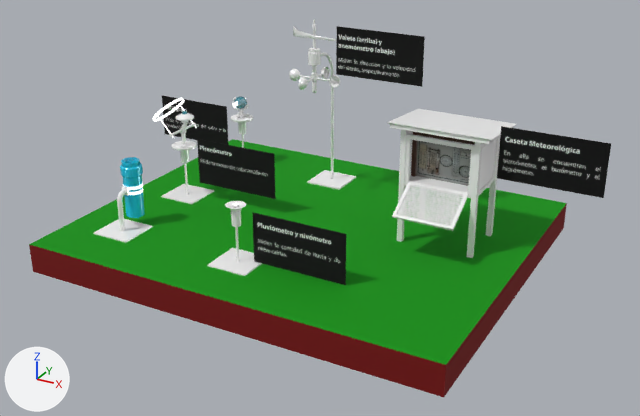
Before and after pictures for a commit that changed the glTF model estacion.glb.
The view is the same before and after, from a 50 mm camera at (8.5, -15.09, 8.53) aimed at (0.41, -0.39, 1.18). The lights are fixed; the arrows at lower left show +X, +Y and +Z. The first picture is the older version. Where no turn or scale is listed for an object, it has been applied to the vertices.
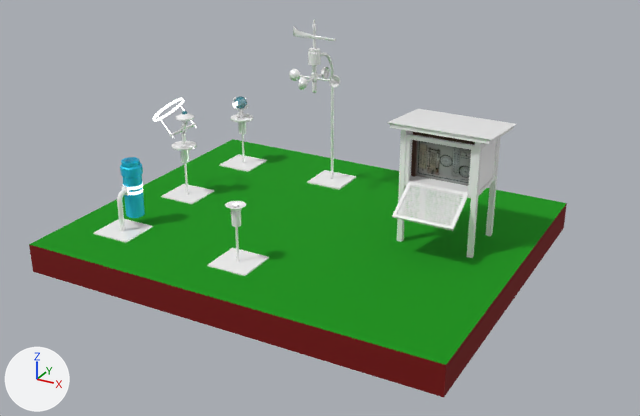
The change, as a list of edits to the scene's bpy script:
```text
Remove ob_plane:
    ob_plane = bpy.data.objects.new('Plane', me_plane)
    ob_plane.location = (4.86, 0.33, 2.76)
Remove ob_plane_006:
    ob_plane_006 = bpy.data.objects.new('Plane.006', me_plane_001)
    ob_plane_006.location = (0.77, 1.52, 3.98)
Remove ob_plane_008:
    ob_plane_008 = bpy.data.objects.new('Plane.008', me_plane_002)
    ob_plane_008.location = (0.93, -2.17, 1.15)
Remove ob_plane_009:
    ob_plane_009 = bpy.data.objects.new('Plane.009', me_plane_003)
    ob_plane_009.location = (-1.89, -0.03, 1.5)
Remove ob_plane_010:
    ob_plane_010 = bpy.data.objects.new('Plane.010', me_plane_004)
    ob_plane_010.location = (-4.69, 2.28, 1.5)
```

What differs and where, as boxes (x1, y1, x2, y2) in the pictures (640 x 416 px):
'Plane', deleted: before (497, 126, 611, 198)
'Plane.008', deleted: before (252, 212, 346, 285)
'Plane.006', deleted: before (336, 26, 425, 87)
'Plane.009', deleted: before (197, 139, 275, 199)
'Plane.010', deleted: before (162, 96, 229, 145)
